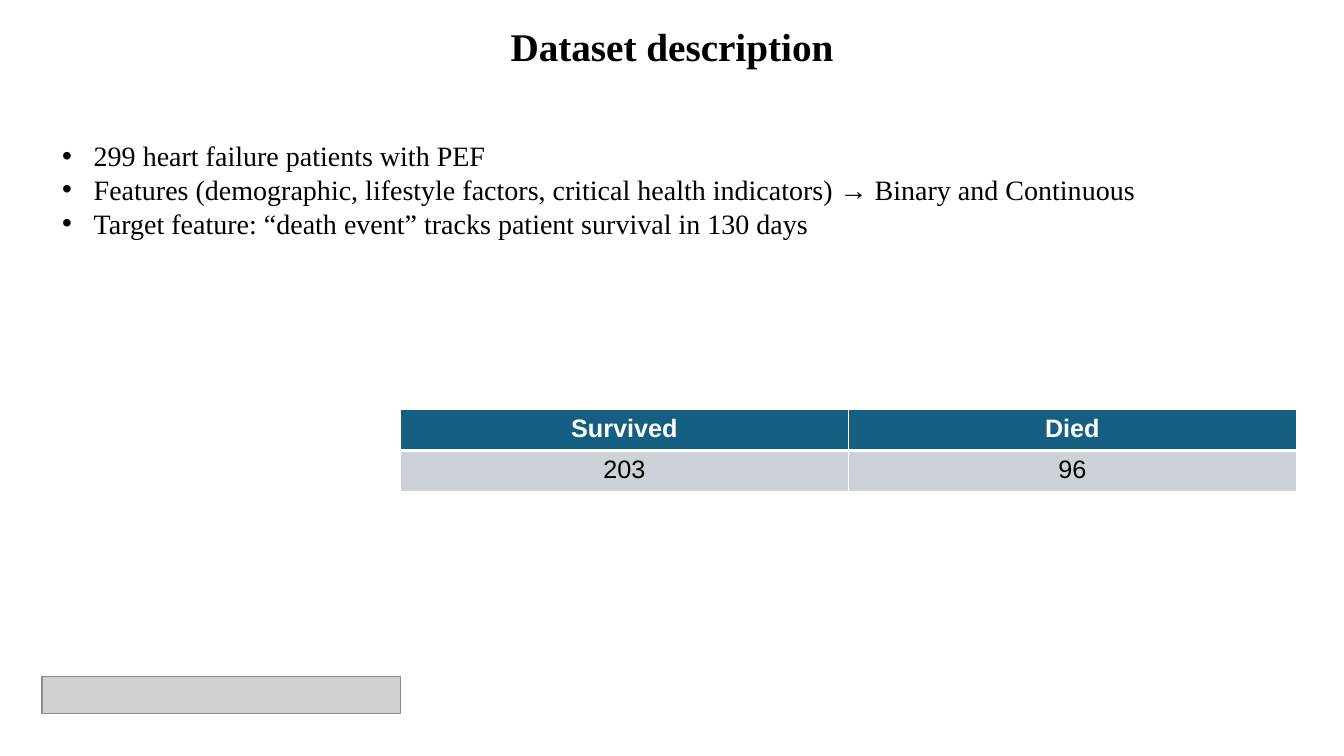
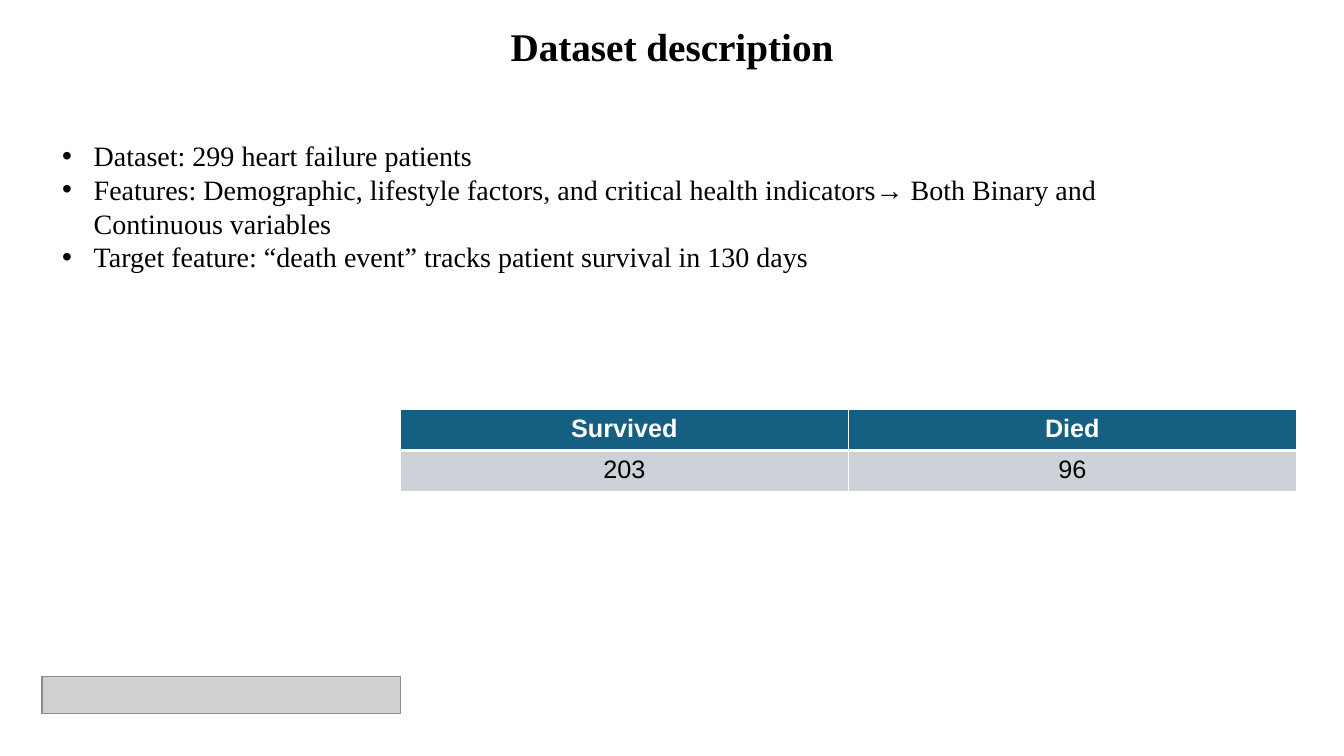
Before and after one commit to MichiganDataScienceTeam/W26-MDST-Project_Heart-Failure-Survival-Analysis, a slide deck: slide 3 of slides/Mid Sem Expo.pptx. Drawn at 1344x756 pixels with LibreOffice and Linux fonts; fonts in the diff are those of the drawing; grey boxes stand for pictures. Boxes give left, top, right and bottom in pixels: in the first picture for what was removed or moved away, otherwise in the second. Text is boxed around its words. In the diff, an @@ line names an element or a change of style, - is before the commit and + after.

```diff
--- a/slides/Mid Sem Expo.pptx
+++ b/slides/Mid Sem Expo.pptx
@@ text at bbox=[94, 146, 1095, 235]: text changed @@
-• 299 heart failure patients with PEF
-• Features (demographic, lifestyle factors, critical health indicators) → Binary and Continuous
+• Dataset: 299 heart failure patients
+• Features: Demographic, lifestyle factors, and critical health indicators→ Both Binary and Continuous variables
```
Also in this commit, not shown: 5 other slides changed, 3 other files.
